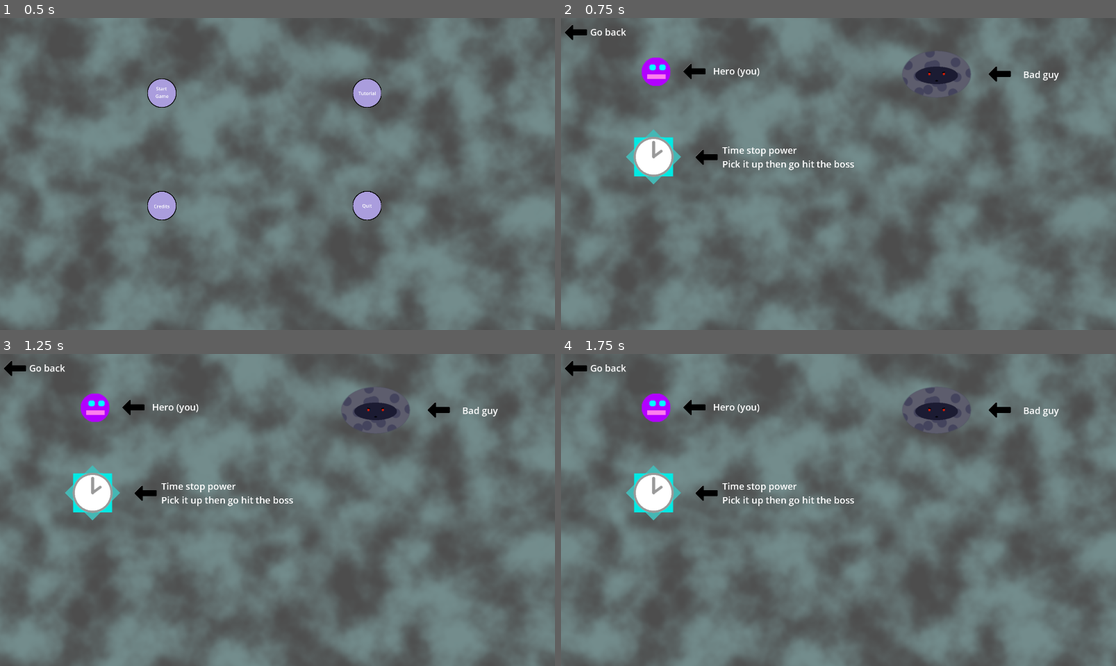
Above: before the commit, frames 1-4 (two rows, left to right).
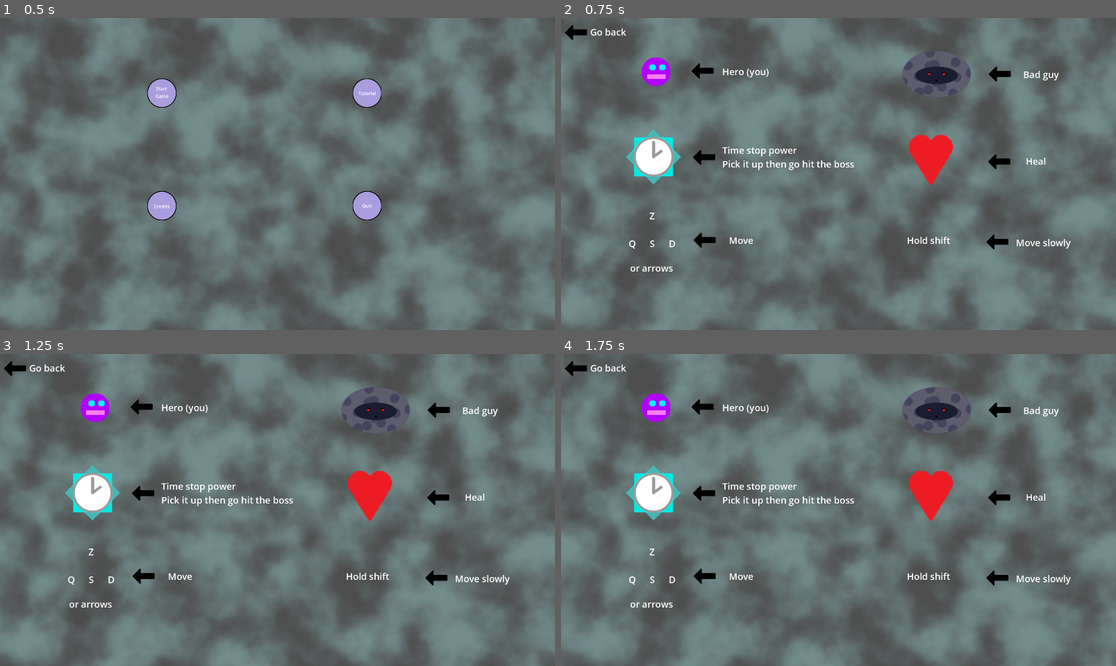
Above: after the commit, the same moments.

Repository: Antoine-Lagache/GameJam_2025
Game: Godot game, scene res://scene/start_menu.tscn
The game is run twice, just before and just after one commit, with the same random seed, the same clock (stepped at 60 frames per second) and the same inputs.
Inputs (mouse positions are in pixels of both pictures, inside the frame that each line leads up to):
- Up to frame 1 (0.5 s): no input
- Up to frame 2 (0.75 s): click "Tutorial" at 0.5 s
- Up to frame 3 (1.25 s): no input
- Up to frame 4 (1.75 s): move the mouse to (960, 494) at 1.27 s; hold Right (right) from 1.28 s (still down); hold Shift from 1.28 s (still down)

Frame 1 is identical in both runs. In frame 2, 1.8% of the frame differs, in the area x 12-92%, y 14-82%; in frame 3, 1.8%; in frame 4, 1.8%.

Commit message:
Added heal, move and move slowly to tutorial

Diff:
--- a/gamejame/scene/tutorial.tscn
+++ b/gamejame/scene/tutorial.tscn
@@ -9,6 +9,7 @@
 [ext_resource type="Texture2D" uid="uid://cf2a4kh32yv8h" path="res://sprites/time_stop.png" id="4_6axd3"]
 [ext_resource type="Texture2D" uid="uid://b38pcyp0ma024" path="res://sprites/white_arrow.png" id="6_6axd3"]
 [ext_resource type="PackedScene" uid="uid://by160yhbb0qpo" path="res://scene/menu_button.tscn" id="6_whbp6"]
+[ext_resource type="Texture2D" uid="uid://sv0apcssrcer" path="res://sprites/heart.png" id="10_qi44v"]
 
 [sub_resource type="FastNoiseLite" id="FastNoiseLite_xftar"]
 frequency = 0.0037
@@ -57,15 +58,15 @@
 texture = ExtResource("1_won01")
 
 [node name="ArrowPlayer" type="Sprite2D" parent="Panel/Player"]
-position = Vector2(65, -1)
+position = Vector2(79, -2)
 scale = Vector2(0.5, 0.5)
 texture = ExtResource("2_mqdaa")
 
 [node name="LabelPlayer" type="Label" parent="Panel/Player"]
-offset_left = 98.0
-offset_top = -13.0
-offset_right = 226.0
-offset_bottom = 20.0
+offset_left = 113.5
+offset_top = -12.0
+offset_right = 275.5
+offset_bottom = 33.0
 scale = Vector2(0.5, 0.5)
 theme_override_font_sizes/font_size = 32
 text = "Hero (you)"
@@ -91,7 +92,7 @@
 texture = ExtResource("4_6axd3")
 
 [node name="ArrowTime" type="Sprite2D" parent="Panel/TimeStop"]
-position = Vector2(182, 2)
+position = Vector2(173, 2)
 texture = ExtResource("2_mqdaa")
 
 [node name="LabelTime" type="Label" parent="Panel/TimeStop"]
@@ -117,4 +118,78 @@
 theme_override_font_sizes/font_size = 32
 text = "Go back"
 
+[node name="Heart" type="Sprite2D" parent="Panel"]
+position = Vector2(1284, 485)
+scale = Vector2(4, 4)
+texture = ExtResource("10_qi44v")
+
+[node name="BlackArrow" type="Sprite2D" parent="Panel/Heart"]
+position = Vector2(57.5, 3)
+scale = Vector2(0.25, 0.25)
+texture = ExtResource("2_mqdaa")
+
+[node name="Label" type="Label" parent="Panel/Heart"]
+offset_left = 81.0
+offset_top = -3.0
+offset_right = 151.0
+offset_bottom = 42.0
+scale = Vector2(0.25, 0.25)
+theme_override_font_sizes/font_size = 32
+text = "Heal"
+
+[node name="MoveKeys" type="Label" parent="Panel"]
+layout_mode = 0
+offset_left = 234.0
+offset_top = 662.0
+offset_right = 444.0
+offset_bottom = 808.0
+theme_override_font_sizes/font_size = 32
+text = "         Z
+
+Q      S      D"
+
+[node name="ArrowsToMoveLabel" type="Label" parent="Panel/MoveKeys"]
+layout_mode = 0
+offset_left = 5.0
+offset_top = 181.0
+offset_right = 165.0
+offset_bottom = 233.0
+theme_override_font_sizes/font_size = 32
+text = "or arrows"
+
+[node name="BlackArrow" type="Sprite2D" parent="Panel/MoveKeys"]
+position = Vector2(261, 107)
+texture = ExtResource("2_mqdaa")
+
+[node name="MoveLabel" type="Label" parent="Panel/MoveKeys"]
+layout_mode = 0
+offset_left = 347.0
+offset_top = 85.0
+offset_right = 432.0
+offset_bottom = 130.0
+theme_override_font_sizes/font_size = 32
+text = "Move"
+
+[node name="Shift" type="Label" parent="Panel"]
+layout_mode = 0
+offset_left = 1197.0
+offset_top = 747.0
+offset_right = 1424.0
+offset_bottom = 843.0
+theme_override_font_sizes/font_size = 32
+text = "Hold shift"
+
+[node name="BlackArrow" type="Sprite2D" parent="Panel/Shift"]
+position = Vector2(311, 28)
+texture = ExtResource("2_mqdaa")
+
+[node name="MoveSlowlyLabel" type="Label" parent="Panel/Shift"]
+layout_mode = 0
+offset_left = 377.0
+offset_top = 8.0
+offset_right = 567.0
+offset_bottom = 66.0
+theme_override_font_sizes/font_size = 32
+text = "Move slowly"
+
 [connection signal="pressed" from="Panel/GoBackButton" to="." method="_on_go_back_button_pressed"]
Not shown: 1 places in gamejame/scene/tutorial.tscn that only renumber resources
